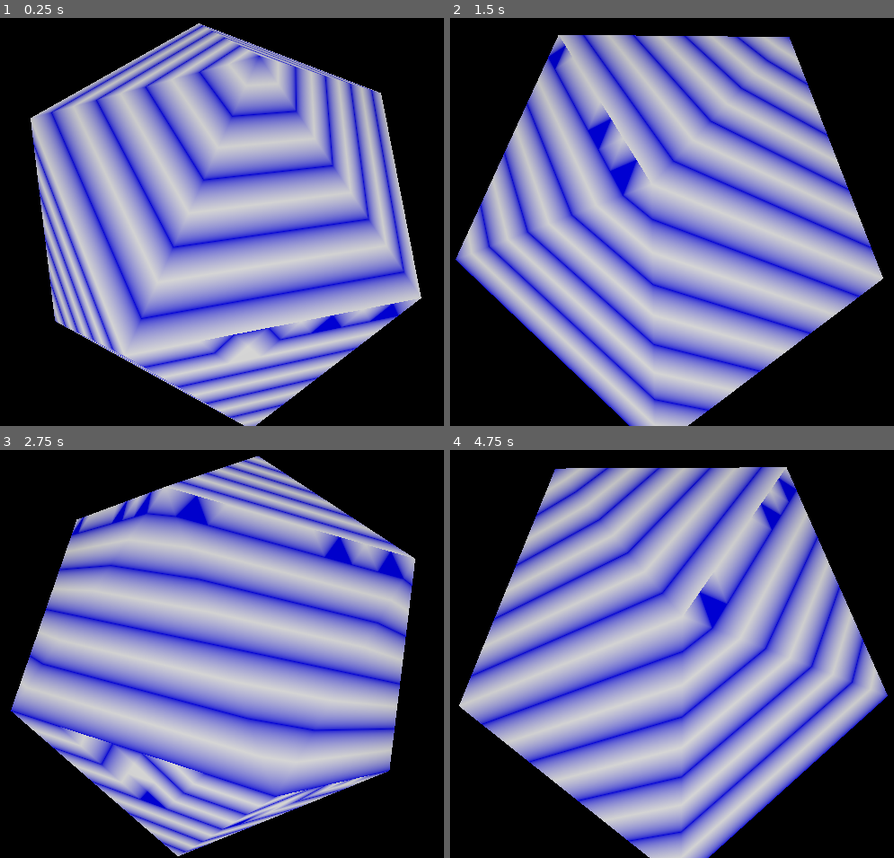
Above: before the commit, frames 1-4 (two rows, left to right).
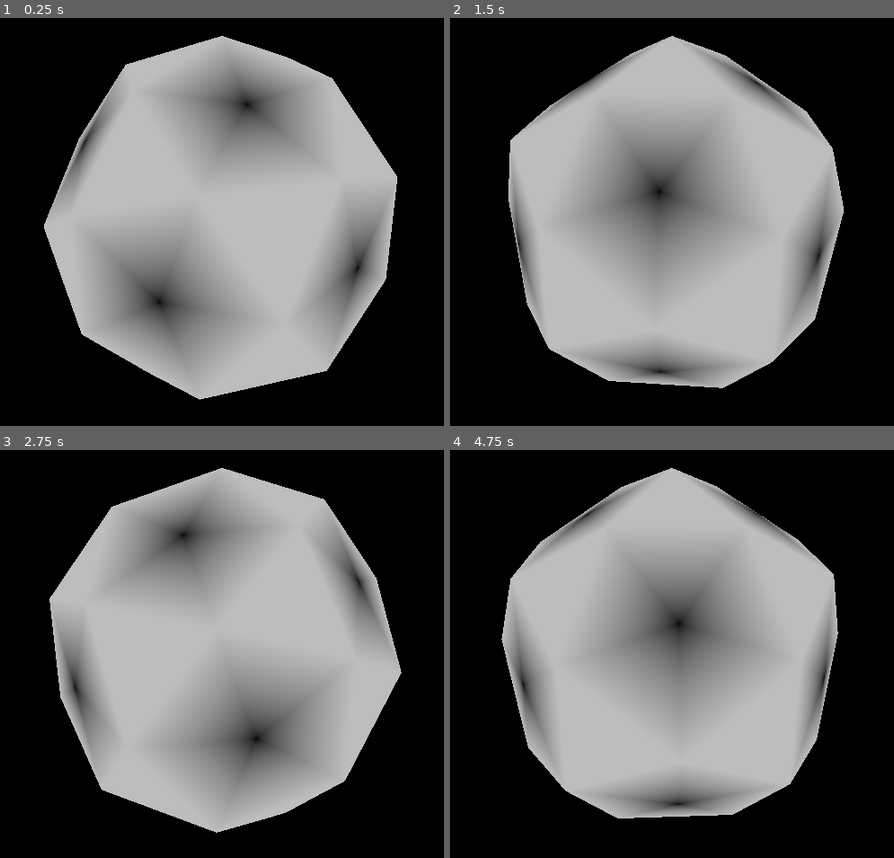
Above: after the commit, the same moments.

Repository: TomiMantyla/sphere
Game: Godot game, scene res://Cube-scene.tscn
Same seed, same stepped clock (60 frames per second), same inputs: the game is played once before the commit and once after it.
Inputs:
- Up to frame 1 (0.25 s): no input
- Up to frame 2 (1.5 s): no input
- Up to frame 3 (2.75 s): no input
- Up to frame 4 (4.75 s): no input

The runs differ from the first frame. In frame 1, 53% of the frame differs, in the area x 6-95%, y 1-100%; in frame 2, 55%; in frame 3, 54%; in frame 4, 56%, in the area x 2-99%, y 4-100%.

Commit message:
Trunkaatio edistyy! Harmi vaan, että indeksointi menee pipariksi.

Diff:
--- a/Cube-scene.tscn
+++ b/Cube-scene.tscn
@@ -55,7 +55,7 @@
 [node name="Icosahedron" type="MeshInstance" parent="."]
 material_override = SubResource( 5 )
 script = ExtResource( 4 )
-frequency = 9
+frequency = 2
 
 [node name="DirectionalLight" type="DirectionalLight" parent="."]
 transform = Transform( 1, 0, 0, 0, -0.0457466, 0.998953, 0, -0.998953, -0.0457466, 0, 5.79813, 1.55308 )
@@ -64,6 +64,7 @@
 
 [node name="DirectionalLight2" type="DirectionalLight" parent="."]
 transform = Transform( 1, 0, 0, 0, 0.998769, 0.0495994, 0, -0.0495994, 0.998769, 0, -0.0580506, 7.3335 )
+visible = false
 light_energy = 0.15
 
 [node name="SpotLight" type="SpotLight" parent="."]
--- a/Icosahedron.gd
+++ b/Icosahedron.gd
@@ -89,13 +89,14 @@
 #			for v in n:
 #				mdt.set_vertex_color(v, Color.white)
 
-	var hops = mani.dijkstra(0)[0]
-	for i in range(mdt.get_vertex_count()):
-		if hops[i]%2 == 0:
-			mdt.set_vertex_color(i, Color.blue)
-		else:
-			mdt.set_vertex_color(i, Color.white)
-
+#	var hops = mani.dijkstra(0)[0]
+#	for i in range(mdt.get_vertex_count()):
+#		if hops[i]%2 == 0:
+#			mdt.set_vertex_color(i, Color.blue)
+#		else:
+#			mdt.set_vertex_color(i, Color.white)
+
+	hexify(0)
 
 #	var edges
 #	var neighbours = []
@@ -124,10 +125,30 @@
 	mesh = m
 	#print(mani.dijkstra(0))
 
+func hexify(start_index):
+	var mm = ManipulatorFile.MeshManipulator.new(m)
+	var neighbors = mm.get_neighbours(start_index)
+	var gn = 0
+	if mdt.get_vertex_color(start_index) == Color.black || mdt.get_vertex_color(start_index) == Color.white:
+		return
+	for n in neighbors:
+		if mdt.get_vertex_color(n) == Color.white:
+			gn+=1
+	if gn!=1:
+		mdt.set_vertex_color(start_index, Color.black)
+		mdt.set_vertex(start_index, mdt.get_vertex(start_index)*0.75)
+		for n in neighbors:
+			mdt.set_vertex_color(n, Color.white)
+		for n in neighbors:
+			for nn in mm.get_neighbours(n):
+				hexify(nn)
+
+
+
 func _process(delta):
 
 #	if full_circle > TAU:
-#		mdt.set_vertex_color(prev_i, Color.yellow)
+#		mdt.set_vertex_color(prev_i, Color.white)
 #		mdt.set_vertex_color(color_index, Color.blue)
 #		prev_i = color_index
 #		color_index = (color_index+1)%12
@@ -152,7 +173,7 @@
 	var vertices = []
 	var st
 
-	var colors = [Color.red, Color.blue, Color.yellow, Color.green, Color.magenta, Color.cyan]
+	var colors = [Color.red, Color.blue, Color.white, Color.black, Color.magenta, Color.cyan]
 
 	#const hcoff = 0.86602540378
 
--- a/MeshManipulator.gd
+++ b/MeshManipulator.gd
@@ -7,8 +7,6 @@
 	func _init(mesh0):
 		mmesh = mesh0
 		mdt.create_from_surface(mmesh, 0)
-		print(mdt.get_vertex_count())
-
 
 	func get_neighbours(index):
 		var edges = mdt.get_vertex_edges(index)
